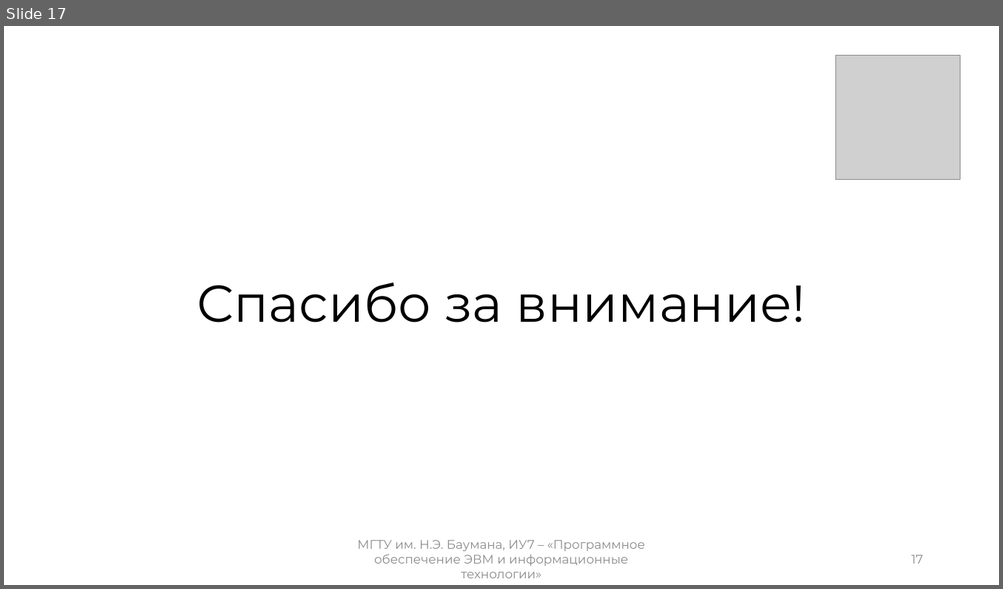
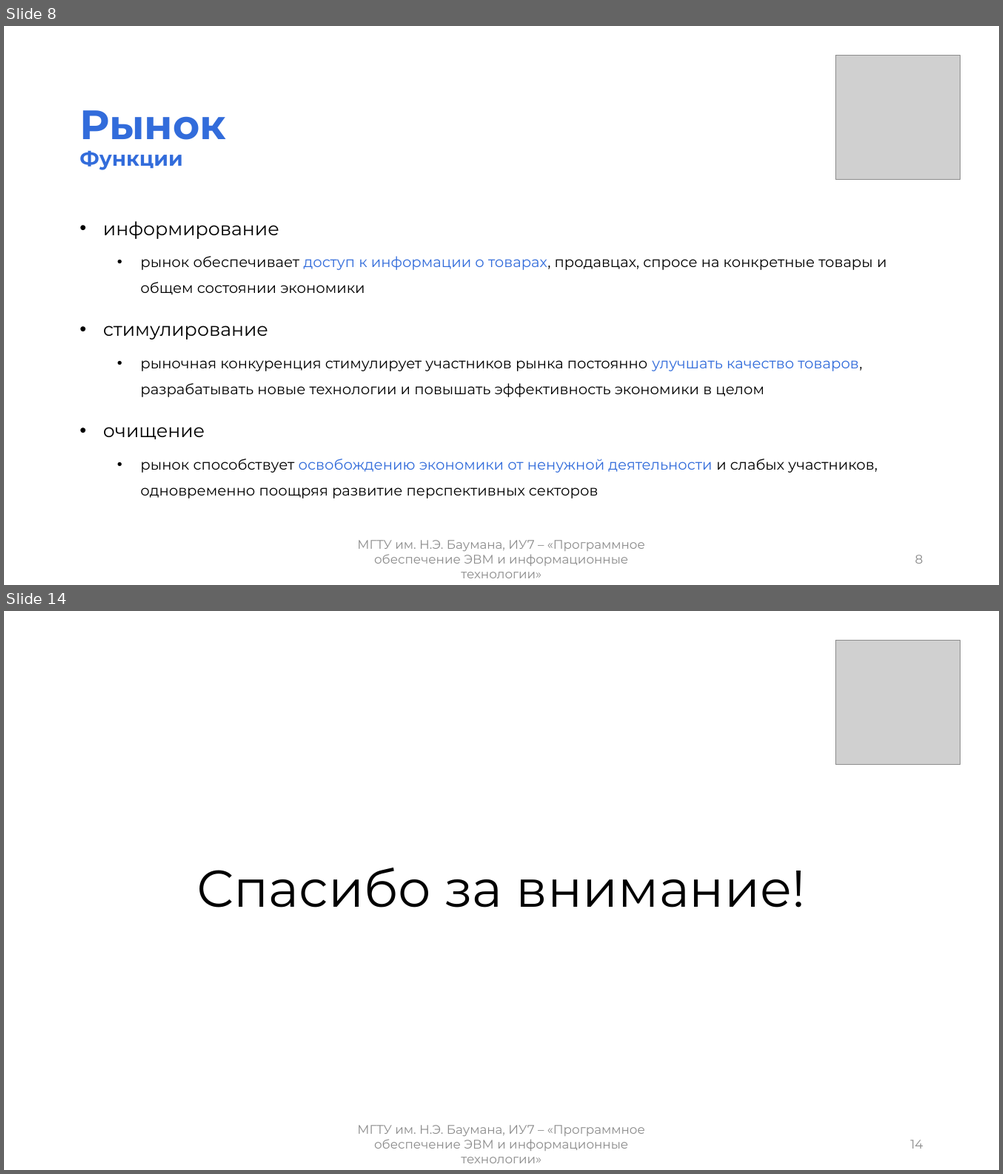
Before and after one commit to mshsvnv/Economics, a slide deck: module_02/pres.pptx. Shown one above the other, each under a label of ours: slide 17 before the commit, slides 8 and 14 after it; the slides between them are not shown. The pictures are 1003x589 and 1003x1174 pixels, drawn with LibreOffice and Linux fonts; fonts in the diff are those of the drawing; grey boxes stand for pictures. Boxes give left, top, right and bottom in pixels: in the first picture for what was removed or moved away, otherwise in the second. Text is boxed around its words. In the diff, an @@ line names an element or a change of style, - is before the commit and + after.

```diff
--- a/module_02/pres.pptx
+++ b/module_02/pres.pptx
@@ slide 8 added at [4, 26, 999, 585], background #FFFFFF @@
@@ picture added at [836, 55, 960, 179] @@
@@ title added at [79, 110, 226, 170], 19.8 pt, text #326CDB, bold @@
+Рынок
+Функции
@@ text added at [103, 221, 886, 499], 14 pt, text #000000 @@
+• информирование
+  • рынок обеспечивает доступ к информации о товарах, продавцах, спросе на конкретные товары и общем состоянии экономики
+• стимулирование
+  • рыночная конкуренция стимулирует участников рынка постоянно улучшать качество товаров, разрабатывать новые технологии и повышать эффективность экономики в целом
+• очищение
+  • рынок способствует освобождению экономики от ненужной деятельности и слабых участников, одновременно поощряя развитие перспективных секторов
@@ text added at [357, 540, 645, 579], 12 pt, text #8C8C8C @@
+МГТУ им. Н.Э. Баумана, ИУ7 – «Программное обеспечение ЭВМ и информационные технологии»
@@ page number added at [915, 555, 923, 564], 12 pt, text #8C8C8C @@
+8
@@ what was slide 17 is now slide 14 @@
@@ page number at [910, 1140, 922, 1149]: text changed @@
-17
+14
```
Also in this commit, not shown: 9 slides changed, 3 other slides added, 7 slides removed, 19 other files.
